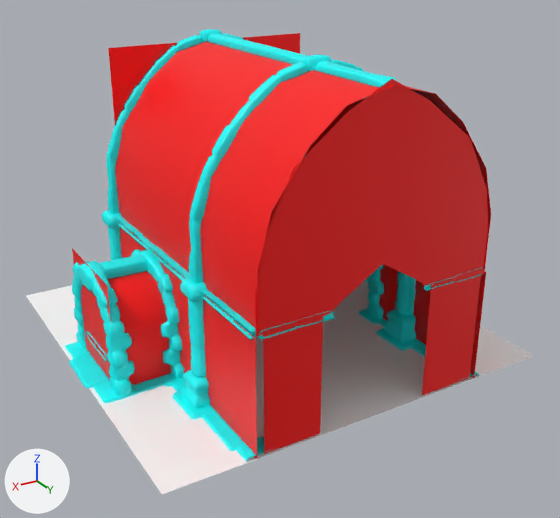
Before and after pictures for a commit that changed the FBX model RogueLike/Assets/Environment/Rooms/Hallways/Hallway_DeadEnd_3.fbx.
Before and after are seen from a camera (50 mm lens) standing at (10.95, 19.44, 11.83) and looking at (-0.13, 0.98, 2.6). Every picture has the same lights, and +X, +Y and +Z are marked at lower left. Where no turn or scale is listed for an object, it has been applied to the vertices.
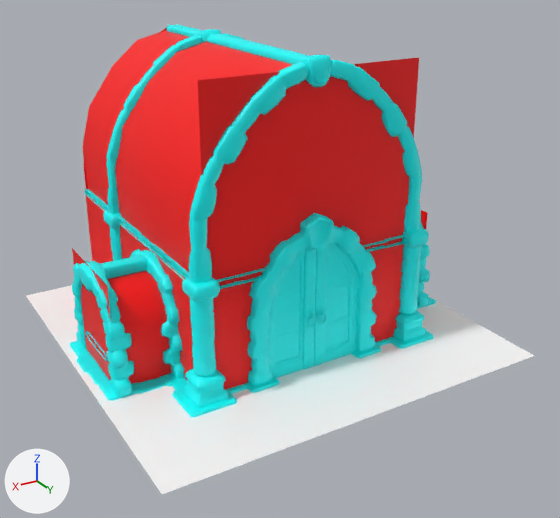
Where the newer file only moved an object's origin or applied its transform, the numbers keep the older frame.

What changed in the scene script:
```text
Add mat_lambert104:
    mat_lambert104 = principled_material('lambert104')
    mat_lambert104.base_color = (0.0, 1.0, 1.0)  # cyan #00ffff
Add me_mesh_003:
    me_mesh_003.from_pydata(...)  # 9600 vertices, 17944 faces; spans x -5.97..5.97, y -4.53..5.17, z -4.48..4.48
    me_mesh_003.materials.append(mat_lambert104)  # cyan #00ffff
Add me_mesh_002_1:
    me_mesh_002_1.from_pydata(...)  # 1632 vertices, 2628 faces; spans x -1.64..1.64, y -0.32..0.32, z -0.01..3.97
    me_mesh_002_1.materials.append(mat_lambert3)  # cyan #00ffff
Change ob_polysurface281:
    ob_polysurface281.scale: (0.01, 0.01, 0.01) -> (1.0, 1.0, 1.0)
    ob_polysurface281.parent: ob_group3 -> ob_group1
    ob_polysurface281.location: (0.0, 4.354, 1.504) -> (0.0, 435.4, 150.4)
Remove ob_polysurface279:
    ob_polysurface279 = bpy.data.objects.new('polySurface279', me_mesh_002)
    ob_polysurface279.location = (0.11, 1.52, 4.4)
Add ob_group1:
    ob_group1 = bpy.data.objects.new('group1', None)
    ob_group1.location = (0.0, 0.0, 0.0)
    ob_group1.rotation_euler = (1.571, 0.0, 0.0)  # degrees (90, 0, 0)
    ob_group1.scale = (0.01, 0.01, 0.01)
Add ob_polysurface286:
    ob_polysurface286 = bpy.data.objects.new('polySurface286', me_mesh_003)
    ob_polysurface286.location = (-0.11, -1.52, 4.4)
Add ob_sm_woodendoor_2_polysurface322:
    ob_sm_woodendoor_2_polysurface322 = bpy.data.objects.new('SM_WoodenDoor_2:polySurface322', me_mesh_002_1)
    ob_sm_woodendoor_2_polysurface322.location = (0.0, 2.98, 0.0)
```

What differs and where, as boxes (x1, y1, x2, y2) in the pictures (560 x 518 px):
'polySurface281', moved, rescaled (15% narrower, 14% shorter)
    before: (72, 33, 491, 459)
    after: (72, 24, 427, 390)
'polySurface286', added (cyan)
    after: (70, 25, 436, 417)
'polySurface279', deleted (cyan)
    before: (65, 29, 486, 462)
'SM_WoodenDoor_2:polySurface322', added (cyan)
    after: (267, 243, 359, 378)
